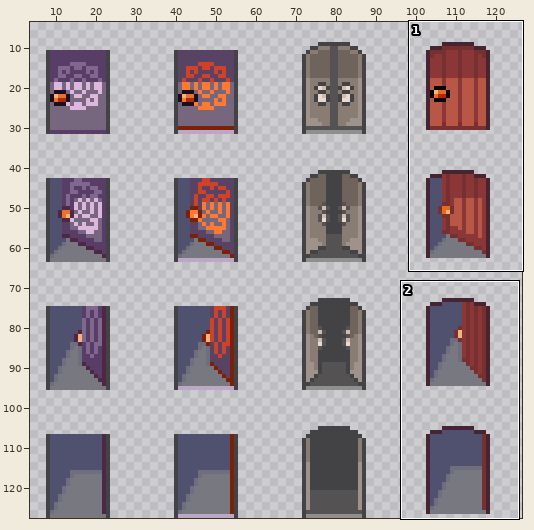
One commit to this sprite sheet: Graphics/Characters/doors14.png. The first picture is a wide view before the edit; the outline marks the close-up.
Close-up. Before the edit:
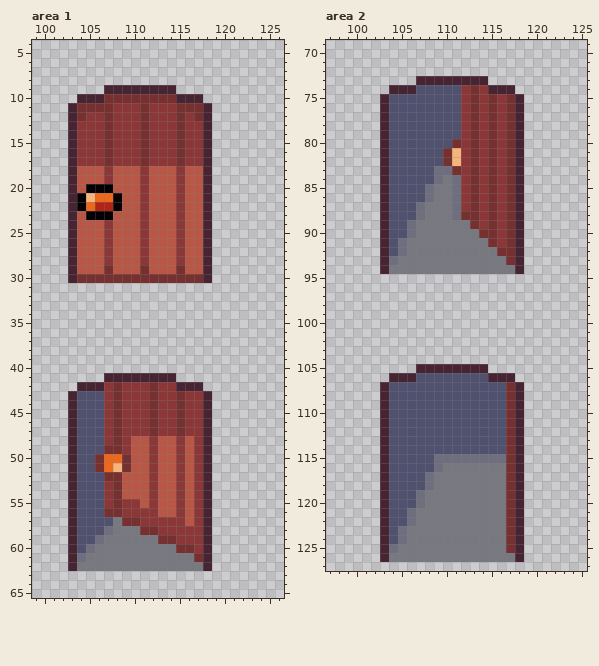
The file is 256x256 pixels, drawn in blocks of 2x2; one block is one cell here. Colours within 5 levels of each other are drawn and written as one. Shown: area 1: x 99..126, y 4..65; area 2: x 97..125, y 69..127. The wide view leaves out empty margins.
Once edited:
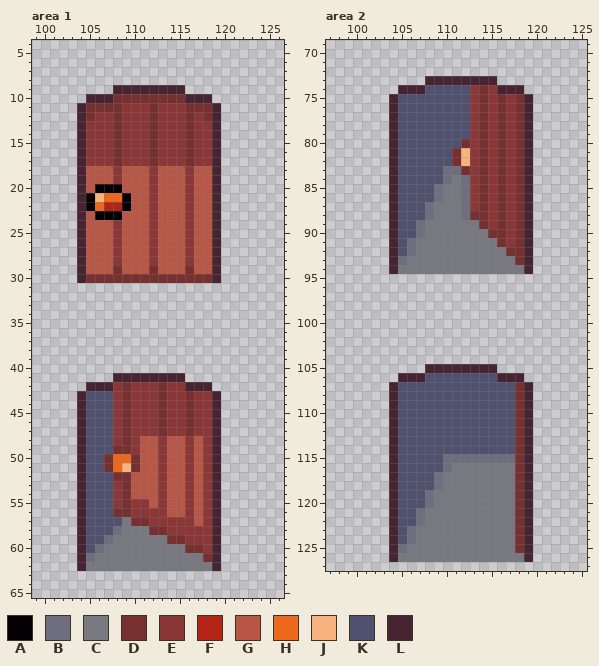
Palette (. is transparent): A #050003  B #6e6e7e  C #787880  D #763030  E #8b3737  F #b22415  G #b95746  H #ec681d  J #f6b47c  K #50506f  L #472431
The exact change:
--- area 1
@@ x 99..126 @@
  8 ............................
- 9 ........LLLLLLLL............
-10 .....LLLDDDDDDDDLLL.........
-11 ....LDDDDEEEDEEEDDDL........
-12 ....LDEEDEEEDEEEDEDL........
-13 ....LEEEDEEEDEEEDEEL........
-14 ....LEEEDEEEDEEEDEEL........
-15 ....LEEEDEEEDEEEDEEL........
-16 ....LEEEDEEEDEEEDEEL........
-17 ....LEEEDEEEDEEEDEEL........
-18 ....LGGGEGGGEGGGEGGL........
-19 ....LGGGEGGGEGGGEGGL........
-20 ....LGAAAGGGEGGGEGGL........
-21 ....LAJHHAGGEGGGEGGL........
-22 ....LAHFFAGGEGGGEGGL........
-23 ....LGAAAGGGEGGGEGGL........
-24 ....LGGGEGGGEGGGEGGL........
-25 ....LGGGEGGGEGGGEGGL........
-26 ....LGGGEGGGEGGGEGGL........
-27 ....LGGGEGGGEGGGEGGL........
-28 ....LGGGEGGGEGGGEGGL........
-29 ....LGGGDGGGDGGGDGGL........
-30 ....LDDDDDDDDDDDDDDL........
+ 9 .........LLLLLLLL...........
+10 ......LLLDDDDDDDDLLL........
+11 .....LDDDDEEEDEEEDDDL.......
+12 .....LDEEDEEEDEEEDEDL.......
+13 .....LEEEDEEEDEEEDEEL.......
+14 .....LEEEDEEEDEEEDEEL.......
+15 .....LEEEDEEEDEEEDEEL.......
+16 .....LEEEDEEEDEEEDEEL.......
+17 .....LEEEDEEEDEEEDEEL.......
+18 .....LGGGEGGGEGGGEGGL.......
+19 .....LGGGEGGGEGGGEGGL.......
+20 .....LGAAAGGGEGGGEGGL.......
+21 .....LAJHHAGGEGGGEGGL.......
+22 .....LAHFFAGGEGGGEGGL.......
+23 .....LGAAAGGGEGGGEGGL.......
+24 .....LGGGEGGGEGGGEGGL.......
+25 .....LGGGEGGGEGGGEGGL.......
+26 .....LGGGEGGGEGGGEGGL.......
+27 .....LGGGEGGGEGGGEGGL.......
+28 .....LGGGEGGGEGGGEGGL.......
+29 .....LGGGDGGGDGGGDGGL.......
+30 .....LDDDDDDDDDDDDDDL.......
 31 ............................
@@ x 99..126 @@
 40 ............................
-41 ........LLLLLLLL............
-42 .....LLLEDEEEDEELLL.........
-43 ....LKKKEDEEEDEEDEEL........
-44 ....LKKKEDEEEDEEDEEL........
-45 ....LKKKEDEEEDEEDEEL........
-46 ....LKKKEDEEEDEEDEEL........
-47 ....LKKKEDEEEDEEDEEL........
-48 ....LKKKEDEGGEGGEGEL........
-49 ....LKKKDDEGGEGGEGEL........
-50 ....LKKDHHDGGEGGEGEL........
-51 ....LKKDHJDGGEGGEGEL........
-52 ....LKKKDDGGGEGGEGEL........
-53 ....LKKKEDGGGEGGEGEL........
-54 ....LKKKEDGGGEGGEGEL........
-55 ....LKKKEDEEGEGGEGEL........
-56 ....LKKKDDEEEEGGEGEL........
-57 ....LKKKKCDDEEEEEGEL........
-58 ....LKKKBCCCDDEEEEEL........
-59 ....LKKBCCCCCCDDEEEL........
-60 ....LKBCCCCCCCCCDDEL........
-61 ....LBCCCCCCCCCCCCDL........
-62 ....LCCCCCCCCCCCCCCL........
+41 .........LLLLLLLL...........
+42 ......LLLEDEEEDEELLL........
+43 .....LKKKEDEEEDEEDEEL.......
+44 .....LKKKEDEEEDEEDEEL.......
+45 .....LKKKEDEEEDEEDEEL.......
+46 .....LKKKEDEEEDEEDEEL.......
+47 .....LKKKEDEEEDEEDEEL.......
+48 .....LKKKEDEGGEGGEGEL.......
+49 .....LKKKDDEGGEGGEGEL.......
+50 .....LKKDHHDGGEGGEGEL.......
+51 .....LKKDHJDGGEGGEGEL.......
+52 .....LKKKDDGGGEGGEGEL.......
+53 .....LKKKEDGGGEGGEGEL.......
+54 .....LKKKEDGGGEGGEGEL.......
+55 .....LKKKEDEEGEGGEGEL.......
+56 .....LKKKDDEEEEGGEGEL.......
+57 .....LKKKKCDDEEEEEGEL.......
+58 .....LKKKBCCCDDEEEEEL.......
+59 .....LKKBCCCCCCDDEEEL.......
+60 .....LKBCCCCCCCCCDDEL.......
+61 .....LBCCCCCCCCCCCCDL.......
+62 .....LCCCCCCCCCCCCCCL.......
 63 ............................
--- area 2
@@ x 97..125 @@
  72 .............................
- 73 ..........LLLLLLLL...........
- 74 .......LLLKKKKKEDELLL........
- 75 ......LKKKKKKKKEDEDEDL.......
- 76 ......LKKKKKKKKEDEDEDL.......
- 77 ......LKKKKKKKKEDEDEDL.......
- 78 ......LKKKKKKKKEDEDEDL.......
- 79 ......LKKKKKKKKEDEDEDL.......
- 80 ......LKKKKKKKDEDEDEDL.......
- 81 ......LKKKKKKDJEDEDEDL.......
- 82 ......LKKKKKKDJEDEDEDL.......
- 83 ......LKKKKKBBDEDEDEDL.......
- 84 ......LKKKKKBCBEDEDEDL.......
- 85 ......LKKKKBCCBEDEDEDL.......
- 86 ......LKKKKBCCBEDEDEDL.......
- 87 ......LKKKBCCCBEDEDEDL.......
- 88 ......LKKKBCCCBDDEDEDL.......
- 89 ......LKKBCCCCCCDEDEDL.......
- 90 ......LKKBCCCCCCCDDEDL.......
- 91 ......LKBCCCCCCCCCDEDL.......
- 92 ......LKBCCCCCCCCCCDDL.......
- 93 ......LBCCCCCCCCCCCCDL.......
- 94 ......LCCCCCCCCCCCCCCL.......
+ 73 ...........LLLLLLLL..........
+ 74 ........LLLKKKKKEDELLL.......
+ 75 .......LKKKKKKKKEDEDEDL......
+ 76 .......LKKKKKKKKEDEDEDL......
+ 77 .......LKKKKKKKKEDEDEDL......
+ 78 .......LKKKKKKKKEDEDEDL......
+ 79 .......LKKKKKKKKEDEDEDL......
+ 80 .......LKKKKKKKDEDEDEDL......
+ 81 .......LKKKKKKDJEDEDEDL......
+ 82 .......LKKKKKKDJEDEDEDL......
+ 83 .......LKKKKKBBDEDEDEDL......
+ 84 .......LKKKKKBCBEDEDEDL......
+ 85 .......LKKKKBCCBEDEDEDL......
+ 86 .......LKKKKBCCBEDEDEDL......
+ 87 .......LKKKBCCCBEDEDEDL......
+ 88 .......LKKKBCCCBDDEDEDL......
+ 89 .......LKKBCCCCCCDEDEDL......
+ 90 .......LKKBCCCCCCCDDEDL......
+ 91 .......LKBCCCCCCCCCDEDL......
+ 92 .......LKBCCCCCCCCCCDDL......
+ 93 .......LBCCCCCCCCCCCCDL......
+ 94 .......LCCCCCCCCCCCCCCL......
  95 .............................
@@ x 97..125 @@
 104 .............................
-105 ..........LLLLLLLL...........
-106 .......LLLKKKKKKKKLLL........
-107 ......LKKKKKKKKKKKKKDL.......
-108 ......LKKKKKKKKKKKKKDL.......
-109 ......LKKKKKKKKKKKKKDL.......
-110 ......LKKKKKKKKKKKKKDL.......
-111 ......LKKKKKKKKKKKKKDL.......
-112 ......LKKKKKKKKKKKKKDL.......
-113 ......LKKKKKKKKKKKKKDL.......
-114 ......LKKKKKKKKKKKKKDL.......
-115 ......LKKKKKBBBBBBBBDL.......
-116 ......LKKKKKBCCCCCCCDL.......
-117 ......LKKKKBCCCCCCCCDL.......
-118 ......LKKKKBCCCCCCCCDL.......
-119 ......LKKKBCCCCCCCCCDL.......
-120 ......LKKKBCCCCCCCCCDL.......
-121 ......LKKBCCCCCCCCCCDL.......
-122 ......LKKBCCCCCCCCCCDL.......
-123 ......LKBCCCCCCCCCCCDL.......
-124 ......LKBCCCCCCCCCCCDL.......
-125 ......LBCCCCCCCCCCCCDL.......
-126 ......LCCCCCCCCCCCCCCL.......
+105 ...........LLLLLLLL..........
+106 ........LLLKKKKKKKKLLL.......
+107 .......LKKKKKKKKKKKKKDL......
+108 .......LKKKKKKKKKKKKKDL......
+109 .......LKKKKKKKKKKKKKDL......
+110 .......LKKKKKKKKKKKKKDL......
+111 .......LKKKKKKKKKKKKKDL......
+112 .......LKKKKKKKKKKKKKDL......
+113 .......LKKKKKKKKKKKKKDL......
+114 .......LKKKKKKKKKKKKKDL......
+115 .......LKKKKKBBBBBBBBDL......
+116 .......LKKKKKBCCCCCCCDL......
+117 .......LKKKKBCCCCCCCCDL......
+118 .......LKKKKBCCCCCCCCDL......
+119 .......LKKKBCCCCCCCCCDL......
+120 .......LKKKBCCCCCCCCCDL......
+121 .......LKKBCCCCCCCCCCDL......
+122 .......LKKBCCCCCCCCCCDL......
+123 .......LKBCCCCCCCCCCCDL......
+124 .......LKBCCCCCCCCCCCDL......
+125 .......LBCCCCCCCCCCCCDL......
+126 .......LCCCCCCCCCCCCCCL......
 127 .............................
Where, in picture pixels (left, top, right, bottom), the same in both close-ups:
changed: (68, 85, 221, 283)
changed: (68, 373, 221, 571)
changed: (380, 76, 533, 274)
changed: (380, 364, 452, 562)
changed: (488, 364, 533, 562)
